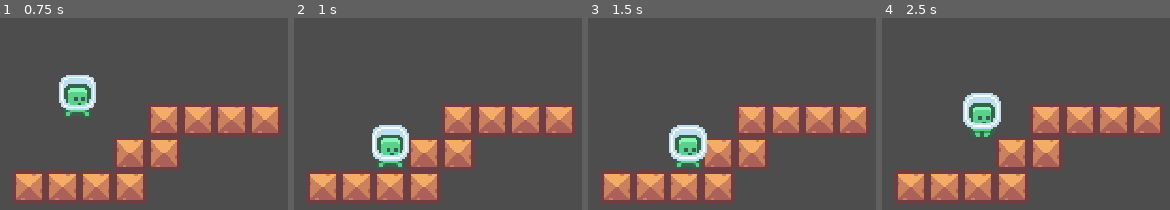
Above: before the commit, frames 1-4 (left to right).
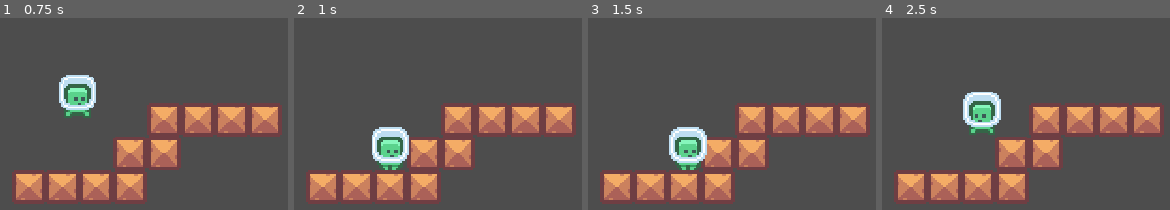
Above: after the commit, the same moments.

Repository: shnarazk/learn-godot
Game: Godot game, scene res://world.tscn
Same seed, same stepped clock (60 frames per second), same inputs: the game is played once before the commit and once after it.
Inputs:
- Up to frame 1 (0.75 s): tap Enter (ui_accept) at 0.5 s; hold Right (ui_right) from 0.53 s (still down)
- Up to frame 2 (1 s): keep holding Right (ui_right); tap Enter (ui_accept) at 0.77 s
- Up to frame 3 (1.5 s): keep holding Right (ui_right)
- Up to frame 4 (2.5 s): tap Enter (ui_accept) at 1.52 s; release Right (ui_right) at 2.03 s; hold Left (ui_left) from 2.03 s (still down)

Frame 1 is identical in both runs. In frame 2, 1.3% of the frame differs, in the area x 27-40%, y 55-80%; in frame 3, 1.3%; in frame 4, 1.4%, in the area x 28-42%, y 38-62%.

Commit message:
pixel-platformer: part 3 done

Diff:
--- a/pixel-platformer/player.gd
+++ b/pixel-platformer/player.gd
@@ -1,29 +1,39 @@
 extends CharacterBody2D
 
 @export
-var SPEED        : float =  40.0
+var SPEED         : float = 40.0
 @export
-var JUMP_VELOCITY: float = 400.0
+var JUMP_VELOCITY : float = 400.0
 @export
-var AIR_BREAK    : float =   0.25
+var AIR_BREAK     : float = 0.25
+@onready
+var animatedSprite: Node  = $AnimatedSprite2D
 
 # Get the gravity from the project settings to be synced with RigidBody nodes.
 var gravity: float = ProjectSettings.get_setting("physics/2d/default_gravity")
 
 func _physics_process(delta) -> void:
 	var direction: float = Input.get_axis("ui_left", "ui_right")
+	var was_in_air: bool = false
 	if direction != 0:
 		velocity.x = direction * SPEED
-		$AnimatedSprite2D.animation = "Run"
+		animatedSprite.animation = "Run"
+		animatedSprite.flip_h = 0 < velocity.x
 	else:
 		velocity.x = move_toward(velocity.x, 0, SPEED)
-		$AnimatedSprite2D.animation = "Idle"
+		animatedSprite.animation = "Idle"
 	if is_on_floor():
 		if Input.is_action_just_pressed("ui_accept"):
 			velocity.y = -JUMP_VELOCITY
 	else:
+		was_in_air = true
 		velocity.y += gravity * delta
 		if Input.is_action_just_released("ui_accept") and velocity.y < -10.0:
 			velocity.y *= AIR_BREAK
-		$AnimatedSprite2D.animation = "Jump"
 	move_and_slide()
+	if was_in_air:
+		if is_on_floor():
+			animatedSprite.animation = "Run"
+			animatedSprite.frame = 1
+		else:
+			animatedSprite.animation = "Jump"
--- a/pixel-platformer/player.tscn
+++ b/pixel-platformer/player.tscn
@@ -58,7 +58,7 @@
 [node name="AnimatedSprite2D" type="AnimatedSprite2D" parent="."]
 texture_filter = 1
 sprite_frames = SubResource("SpriteFrames_73sxm")
-animation = &"Jump"
+animation = &"Run"
 autoplay = "Idle"
 flip_h = true
 
